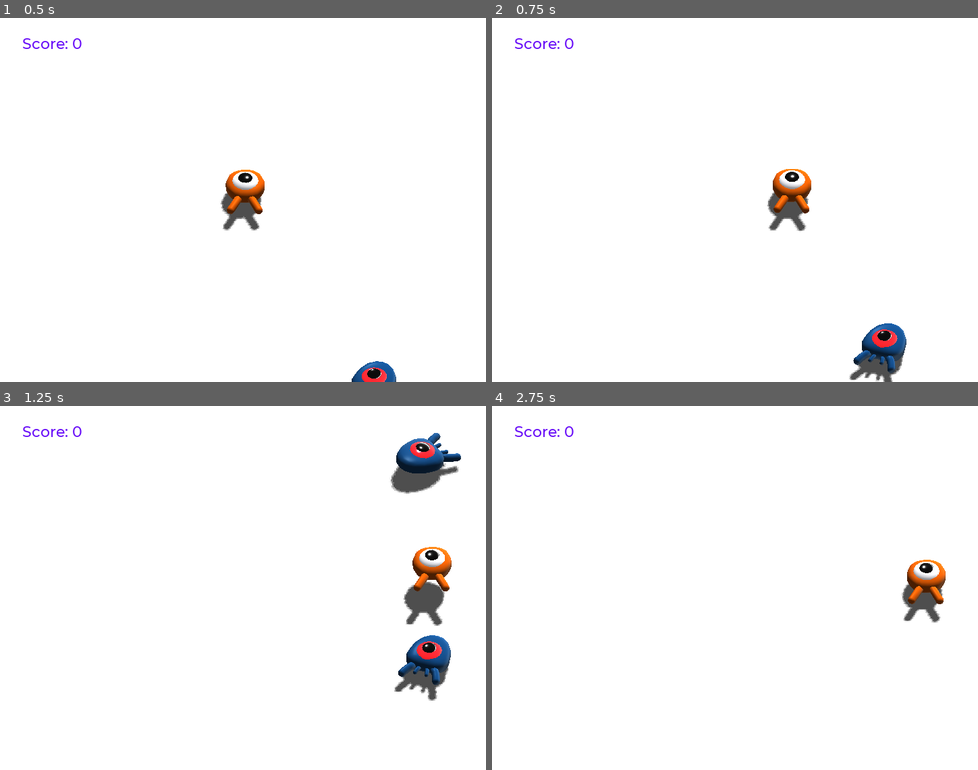
Above: before the commit, frames 1-4 (two rows, left to right).
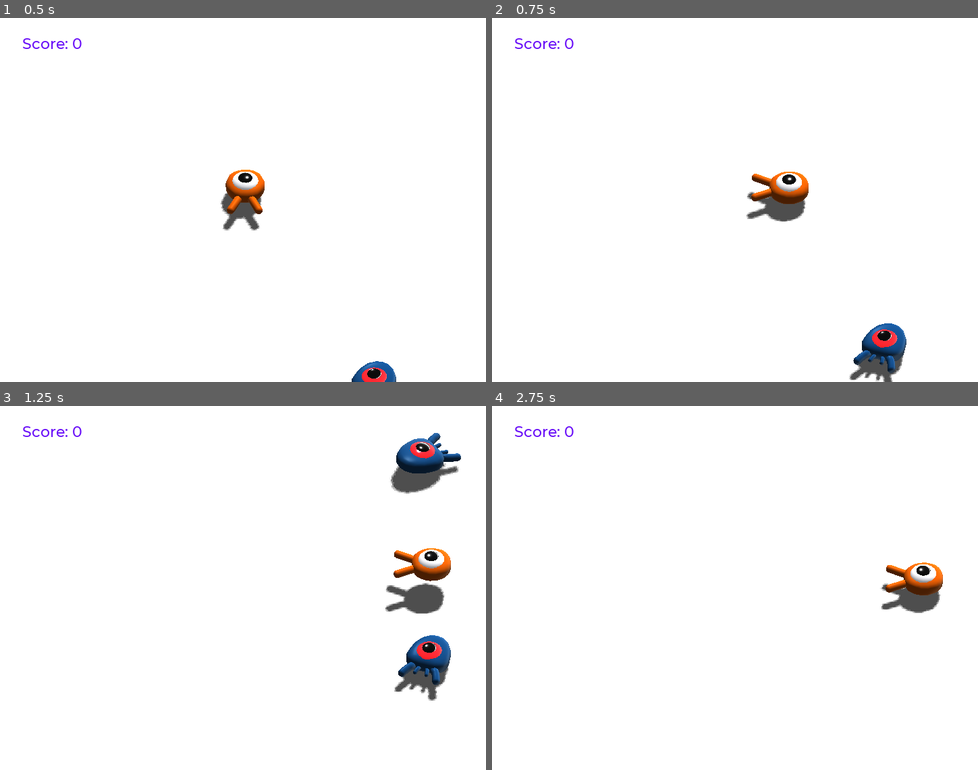
Above: after the commit, the same moments.

Repository: andreaszdw/test-godot
Game: Godot game, scene res://Main.tscn
Two runs of this game, one before a commit and one after it. Both use one fixed random seed, a clock stepped at 60 frames per second and the inputs below.
Inputs:
- Up to frame 1 (0.5 s): no input
- Up to frame 2 (0.75 s): tap Enter (ui_accept) at 0.5 s; hold D (move_right) from 0.53 s (still down)
- Up to frame 3 (1.25 s): keep holding D (move_right); tap Shift (jump) at 0.77 s
- Up to frame 4 (2.75 s): release D (move_right) at 1.28 s; hold S (move_back) 1.28-2.03 s; tap Shift (jump) at 1.52 s; tap Enter (ui_accept) at 2 s; hold D (move_right) from 2.03 s (still down)

Frame 1 is identical in both runs. In frame 2, 1.1% of the frame differs, in the area x 52-66%, y 41-59%; in frame 3, 0.9%; in frame 4, 1.1%, in the area x 80-94%, y 42-60%.

Commit message:
some corrections

Diff:
--- a/3d/Player.tscn
+++ b/3d/Player.tscn
@@ -12,7 +12,7 @@
 [sub_resource type="Animation" id=4]
 length = 0.001
 tracks/0/type = "value"
-tracks/0/path = NodePath("Character:translation")
+tracks/0/path = NodePath("Pivot/Character:translation")
 tracks/0/interp = 1
 tracks/0/loop_wrap = true
 tracks/0/imported = false
@@ -24,7 +24,7 @@
 "values": [ Vector3( 0, 0.440422, 0 ) ]
 }
 tracks/1/type = "value"
-tracks/1/path = NodePath("Character:rotation_degrees")
+tracks/1/path = NodePath("Pivot/Character:rotation_degrees")
 tracks/1/interp = 1
 tracks/1/loop_wrap = true
 tracks/1/imported = false
@@ -41,7 +41,7 @@
 length = 1.2
 loop = true
 tracks/0/type = "value"
-tracks/0/path = NodePath("Character:translation")
+tracks/0/path = NodePath("Pivot/Character:translation")
 tracks/0/interp = 1
 tracks/0/loop_wrap = true
 tracks/0/imported = false
@@ -53,7 +53,7 @@
 "values": [ Vector3( 0, 0.440422, 0 ), Vector3( 0.164, 0.66, 0 ) ]
 }
 tracks/1/type = "value"
-tracks/1/path = NodePath("Character:rotation_degrees")
+tracks/1/path = NodePath("Pivot/Character:rotation_degrees")
 tracks/1/interp = 1
 tracks/1/loop_wrap = true
 tracks/1/imported = false
@@ -71,9 +71,8 @@
 script = ExtResource( 2 )
 
 [node name="Pivot" type="Spatial" parent="."]
-visible = false
 
-[node name="Character" parent="." instance=ExtResource( 1 )]
+[node name="Character" parent="Pivot" instance=ExtResource( 1 )]
 transform = Transform( 1, 0, 0, 0, 1, 0, 0, 0, 1, 0, 0.440422, 0 )
 
 [node name="CollisionShape" type="CollisionShape" parent="."]
